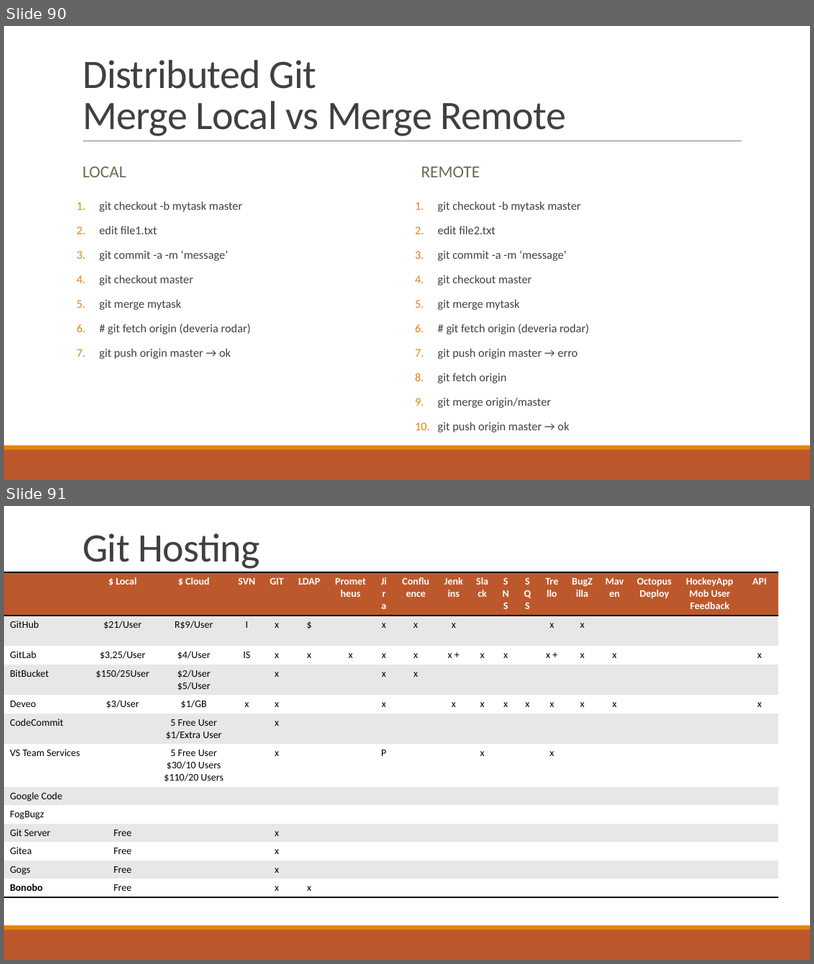
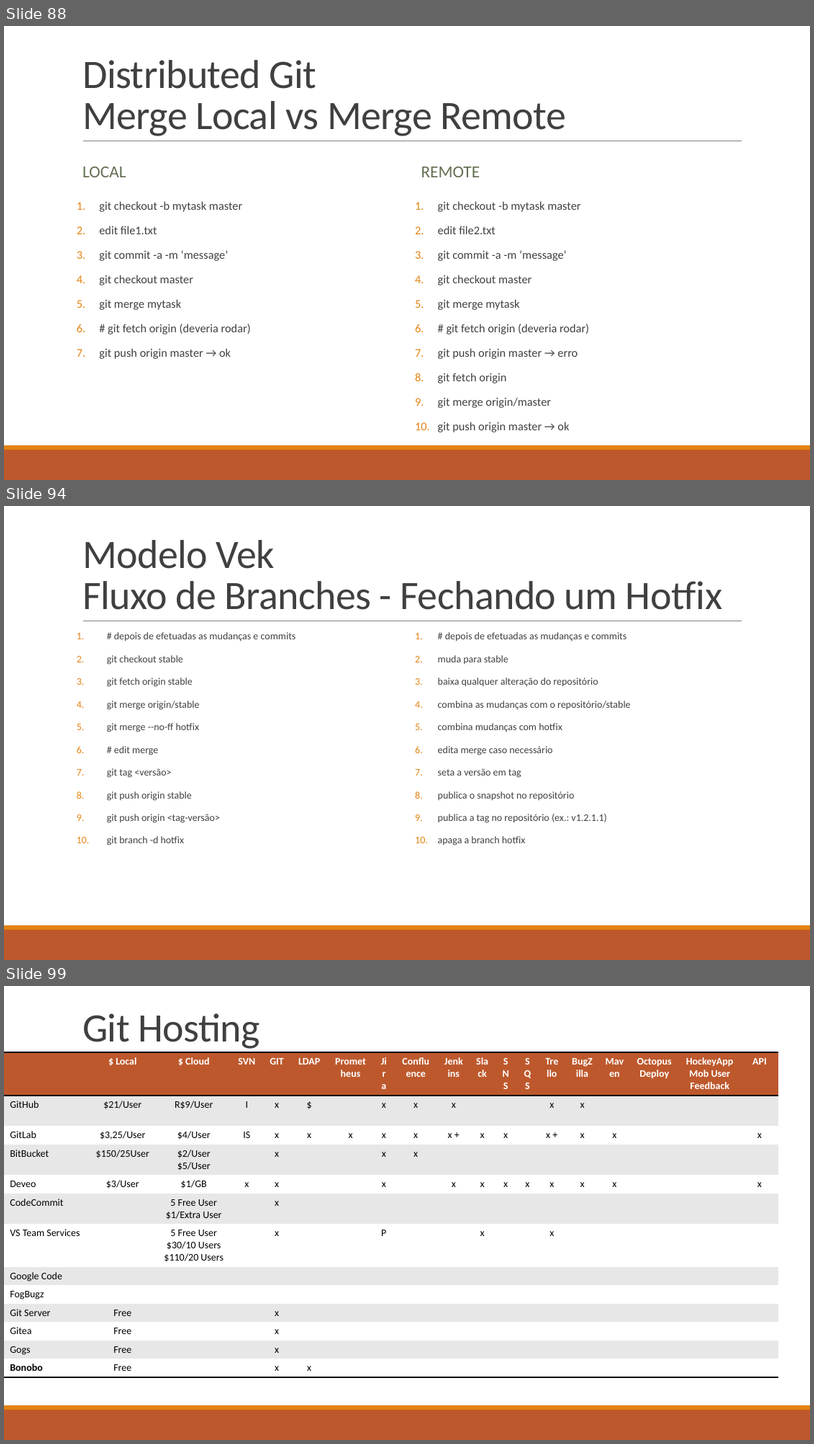
Before and after one commit to ekson73/Docs, a slide deck: Projeto VEK - GIT 4 VEK.pptx. Shown one above the other, each under a label of ours: slides 90 and 91 before the commit, slides 88, 94 and 99 after it; the slides between them are not shown. The pictures are 814x964 and 814x1444 pixels, drawn with LibreOffice and Linux fonts; fonts in the diff are those of the drawing. Boxes give left, top, right and bottom in pixels: in the first picture for what was removed or moved away, otherwise in the second. Text is boxed around its words. In the diff, an @@ line names an element or a change of style, - is before the commit and + after.

```diff
--- a/Projeto VEK - GIT 4 VEK.pptx
+++ b/Projeto VEK - GIT 4 VEK.pptx
@@ slide 94 added at (4, 506, 810, 960), background #FFFFFF; not listed: 3 template elements that a slide beside it also shows @@
@@ title added at (82, 540, 723, 610), 48 pt, text #404040 @@
+Modelo Vek
+Fluxo de Branches - Fechando um Hotfix
@@ text added at (107, 632, 296, 845), 12 pt, text #404040 @@
+1. # depois de efetuadas as mudanças e commits
+2. git checkout stable
+3. git fetch origin stable
+4. git merge origin/stable
+5. git merge --no-ff hotfix
+6. # edit merge
+7. git tag <versão>
+8. git push origin stable
+9. git push origin <tag-versão>
+10. git branch -d hotfix
@@ text added at (438, 632, 631, 845), 12 pt, text #404040 @@
+1. # depois de efetuadas as mudanças e commits
+2. muda para stable
+3. baixa qualquer alteração do repositório
+4. combina as mudanças com o repositório/stable
+5. combina mudanças com hotfix
+6. edita merge caso necessário
+7. seta a versão em tag
+8. publica o snapshot no repositório
+9. publica a tag no repositório (ex.: v1.2.1.1)
+10. apaga a branch hotfix
@@ what was slide 90 is now slide 88 @@
@@ what was slide 91 is now slide 99 @@
```
Also in this commit, not shown: 10 slides changed, 11 other slides added, 5 slides removed, 1 other file.
